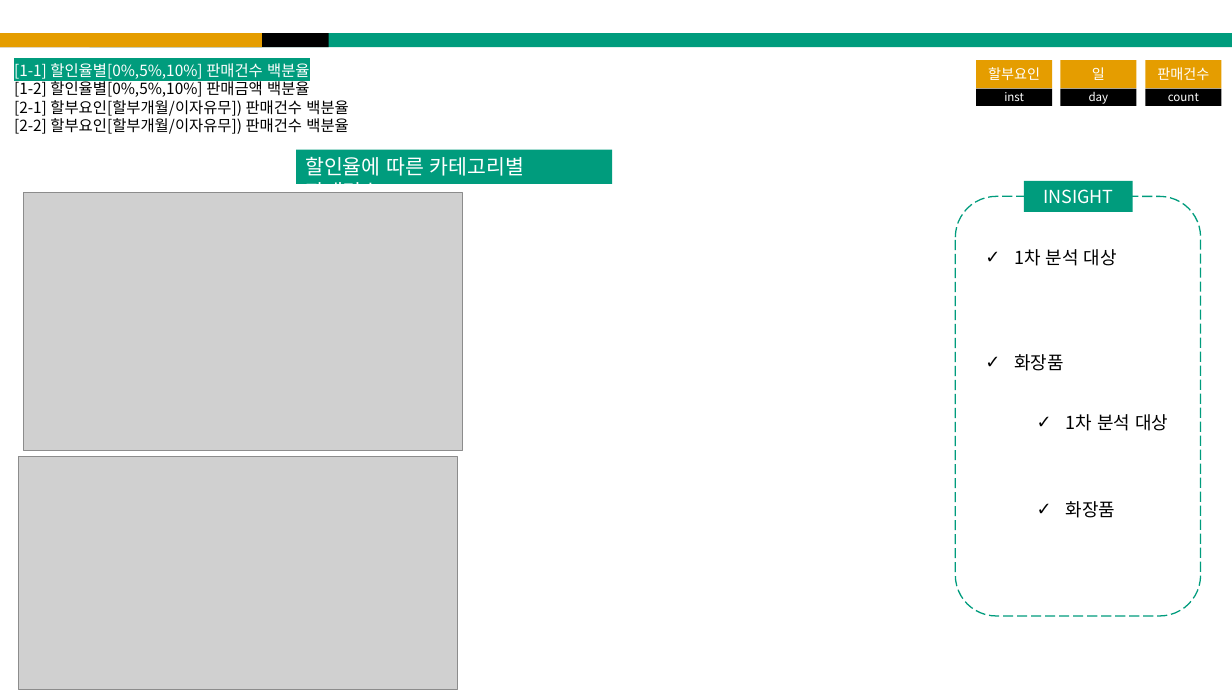
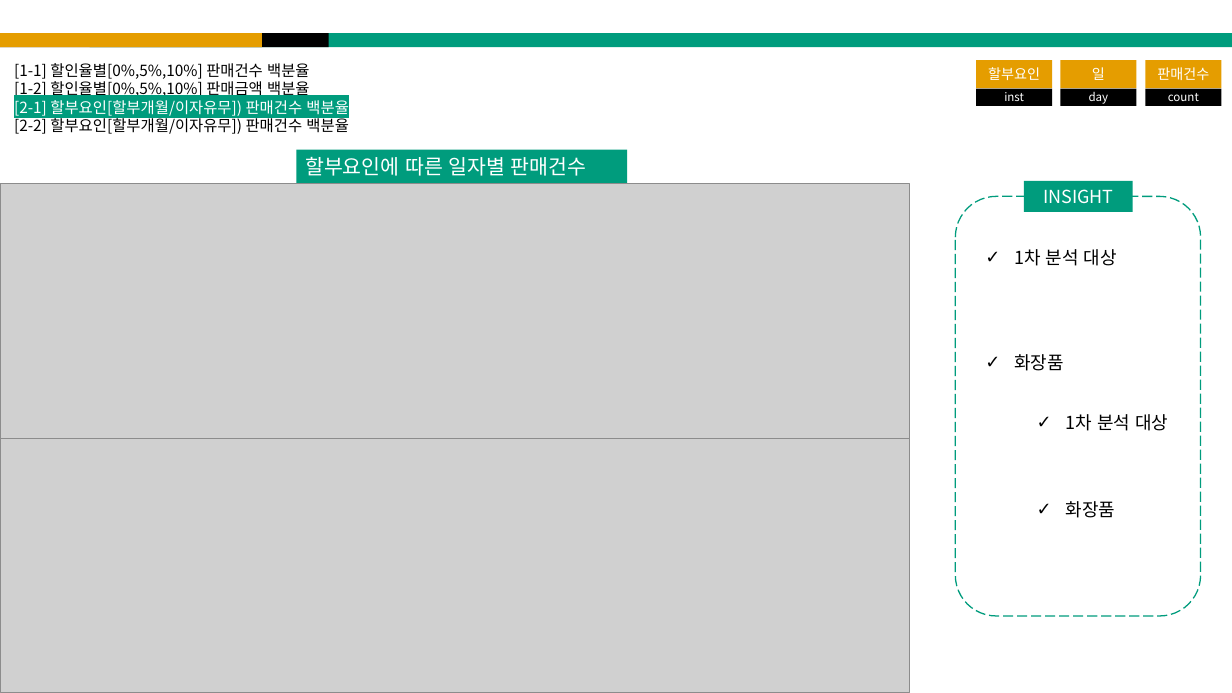
Before and after one commit to horaeng1/Asiae_AI, a slide deck: slide 37 of 1_Code/4_kim/R/BA_Project.pptx. Drawn at 1232x693 pixels with LibreOffice and Linux fonts; fonts in the diff are those of the drawing; grey boxes stand for pictures. Boxes give left, top, right and bottom in pixels: in the first picture for what was removed or moved away, otherwise in the second. Text is boxed around its words. In the diff, an @@ line names an element or a change of style, - is before the commit and + after.

```diff
--- a/1_Code/4_kim/R/BA_Project.pptx
+++ b/1_Code/4_kim/R/BA_Project.pptx
@@ text at (14, 63, 348, 116): text colour #FFFFFF to #000000, highlight #009C7D to none in "[1-1] 할인율별[0%,5%,10%] 판매건수 백분율"; text colour #000000 to #FFFFFF, highlight none to #009C7D in "[2-1] 할부요인[할부개월/이자유무]) 판매건수 백분율" @@
@@ rectangle "할부요인에 따른 일자별 판매건수": place and size @@
-rectangle "할부요인에 따른 일자별 판매건수" at (297, 150, 613, 184)
+rectangle "할부요인에 따른 일자별 판매건수" at (297, 150, 628, 184)
@@ text in rectangle at (305, 157, 586, 176): text changed @@
-할인율에 따른 카테고리별 판매건수
+할부요인에 따른 일자별 판매건수
@@ picture: place and size @@
-picture at (24, 193, 463, 451)
+picture at (0, 184, 909, 439)
@@ picture: place and size @@
-picture at (18, 457, 457, 689)
+picture at (0, 438, 909, 693)
```
Also in this commit, not shown: 15 other slides changed, 2 slides added.
